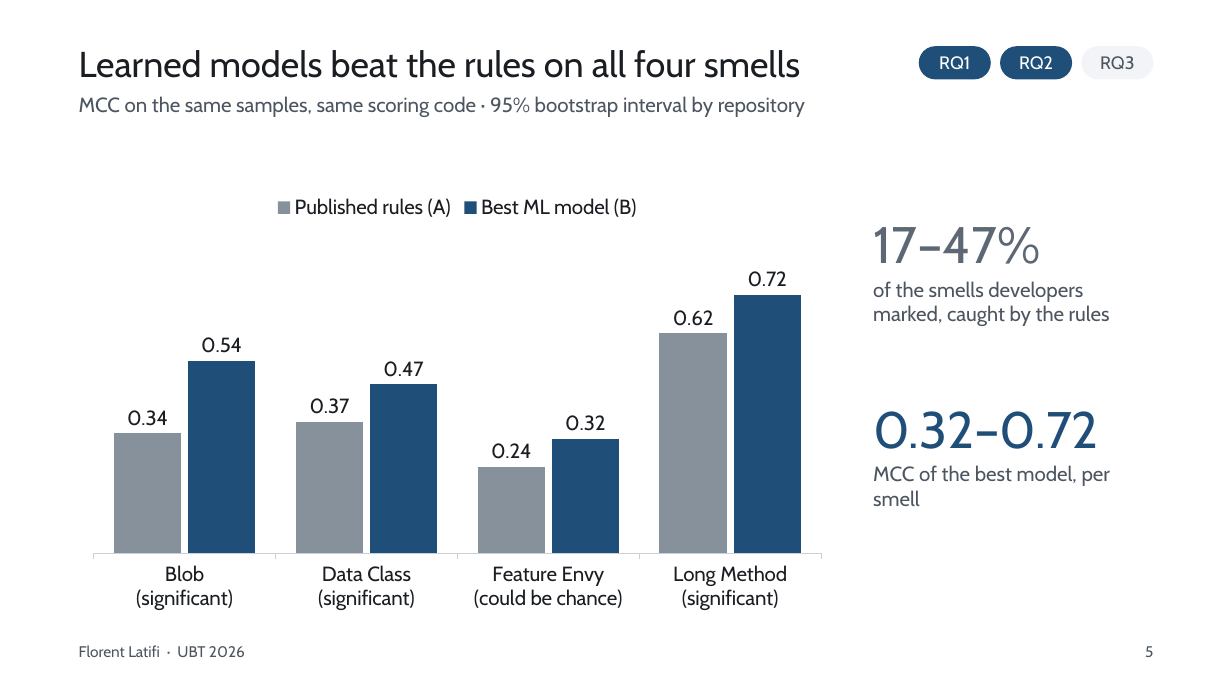
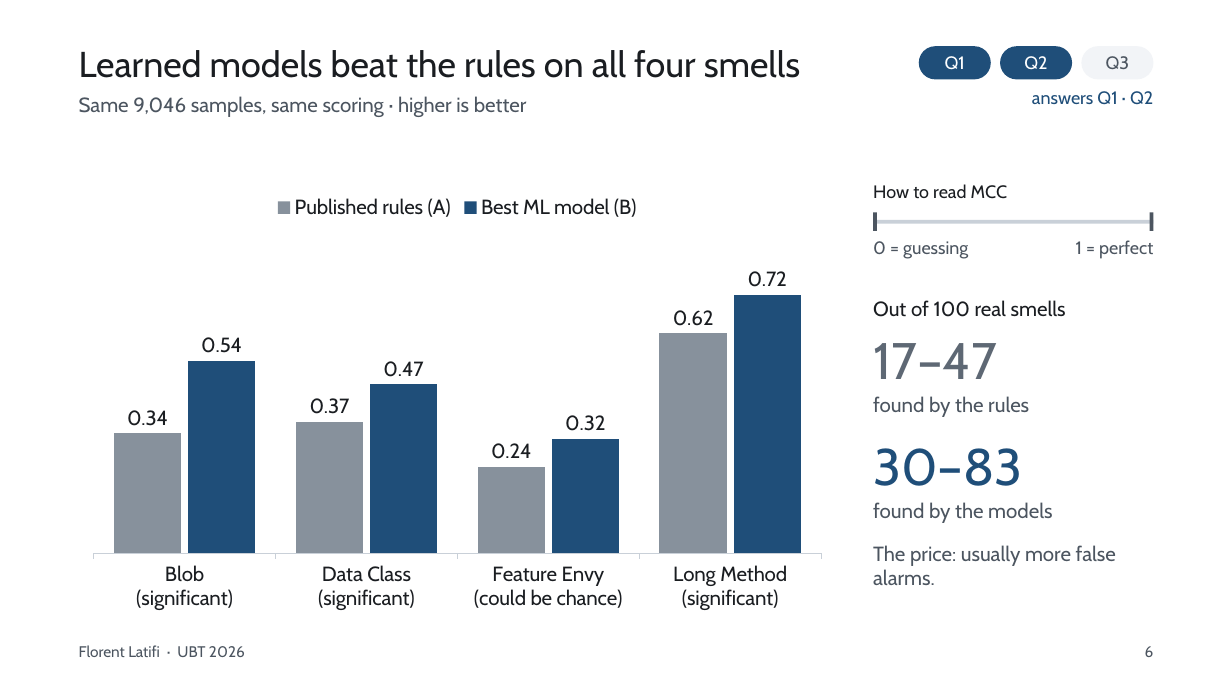
Before and after one commit to FlorentLatifi/Code-Smell-Detection-and-Refactoring-Recommendations, a slide deck: slide 6 of docs/konferenca/UBT2026_Florent_Latifi.pptx (slide 5 before the commit). Drawn at 1232x693 pixels with LibreOffice and Linux fonts; fonts in the diff are those of the drawing. Boxes give left, top, right and bottom in pixels: in the first picture for what was removed or moved away, otherwise in the second. Text is boxed around its words. In the diff, an @@ line names an element or a change of style, - is before the commit and + after.

```diff
--- a/docs/konferenca/UBT2026_Florent_Latifi.pptx
+++ b/docs/konferenca/UBT2026_Florent_Latifi.pptx
@@ text in rounded rectangle at (945,56,965,70): text changed @@
-RQ1
+Q1
@@ text in rounded rectangle at (1024,56,1047,70): text changed @@
-RQ2
+Q2
@@ text in rounded rectangle at (1106,56,1130,69): text changed @@
-RQ3
+Q3
@@ text at (79,96,527,117): text changed @@
-MCC on the same samples, same scoring code · 95% bootstrap interval by repository
+Same 9,046 samples, same scoring · higher is better
@@ text added at (1032,91,1153,105), 14 pt, text #1F4E79 @@
+answers Q1 · Q2
@@ text added at (873,184,1007,199), 14 pt, text #1A1D21 @@
+How to read MCC
@@ rectangle added at (873,220,1153,224), fill #C9D0D8 @@
@@ rectangle added at (873,213,877,231), fill #4C5560 @@
@@ rectangle added at (1150,213,1153,231), fill #4C5560 @@
@@ text added at (873,241,968,259), 14 pt, text #4C5560 @@
+0 = guessing
@@ text added at (1076,240,1153,259), 14 pt, text #4C5560 @@
+1 = perfect
@@ text added at (873,300,1066,317), 16 pt, text #1A1D21 @@
+Out of 100 real smells
@@ text at (873,343,1029,417): text changed @@
-17–47%
-of the smells developers marked, caught by the rules
+17–47
+found by the rules
@@ text removed at (873,411,1110,506) @@
-0.32–0.72
-MCC of the best model, per smell
@@ text added at (873,448,1052,523), 16 pt, text #4C5560 @@
+30–83
+found by the models
@@ text added at (873,545,1116,585), 16 pt, text #4C5560 @@
+The price: usually more false alarms.
@@ text at (1145,646,1154,657): text changed @@
-5
+6
```
Also in this commit, not shown: 15 other slides changed, 1 slide added, 4 other files.
